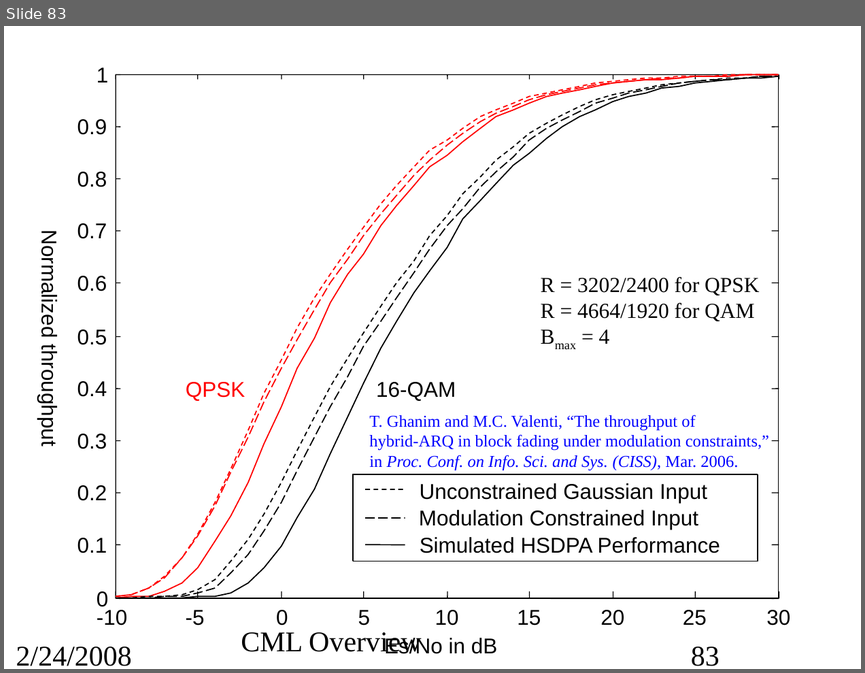
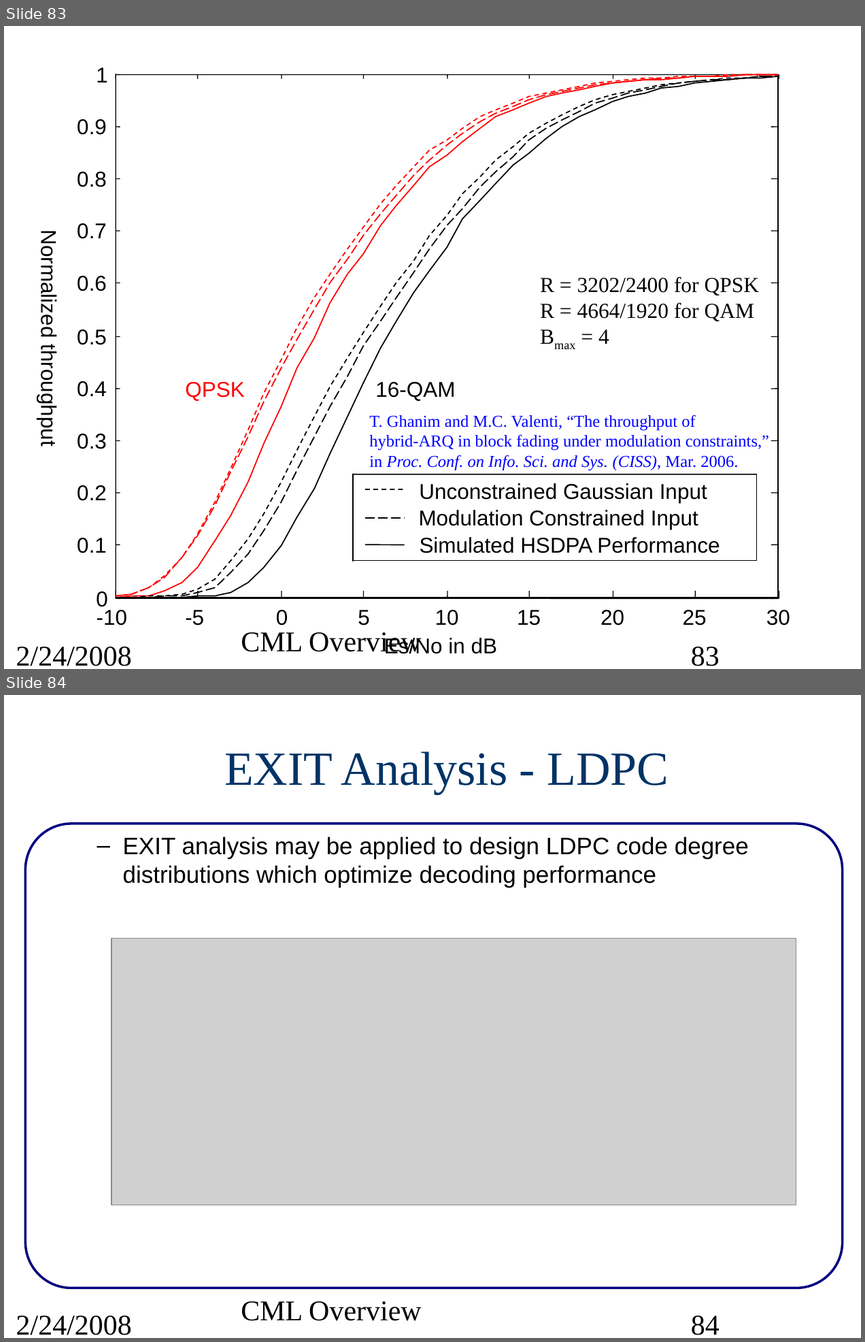
Before and after one commit to wvu-wcrl/PCS, a slide deck: pcs/projects/cml/doc/src/CMLoverview.ppt. Shown one above the other, each under a label of ours: slide 83 before the commit, slides 83 and 84 after it. The pictures are 865x673 and 865x1342 pixels, drawn with LibreOffice and Linux fonts; fonts in the diff are those of the drawing; grey boxes stand for pictures. Boxes give left, top, right and bottom in pixels: in the first picture for what was removed or moved away, otherwise in the second. Text is boxed around its words. In the diff, an @@ line names an element or a change of style, - is before the commit and + after.

Commit message:
Added EXIT tutorial to CML overview slides.

```diff
--- a/pcs/projects/cml/doc/src/CMLoverview.ppt
+++ b/pcs/projects/cml/doc/src/CMLoverview.ppt
@@ slide 84 added at box(4, 695, 861, 1338), background #FFFFFF @@
@@ title added at box(224, 751, 668, 794), 40 pt, text #003366 @@
+EXIT Analysis - LDPC
@@ rounded rectangle added at box(26, 824, 842, 1288), outline #000080 2.01 pt @@
@@ text added at box(123, 836, 749, 887), 20 pt, text #000000 @@
+  – EXIT analysis may be applied to design LDPC code degree distributions which optimize decoding performance
@@ picture added at box(112, 938, 797, 1205) @@
@@ text added at box(241, 1301, 422, 1321), 24 pt, text #000000 @@
+CML Overview
@@ text added at box(16, 1315, 132, 1335), 24 pt, text #000000 @@
+2/24/2008
@@ page number added at box(691, 1315, 719, 1335), 24 pt, text #000000 @@
+84
@@ slide 83 changed as well @@
@@ outline redrawn in 9 elements at box(116, 75, 778, 597), box(116, 75, 778, 597), box(116, 75, 778, 596), box(116, 75, 778, 596), box(116, 76, 778, 597), box(116, 76, 778, 597), box(116, 76, 778, 597), box(353, 474, 756, 560), box(353, 474, 756, 560) @@
```
Also in this commit, not shown: 86 other slides changed, 2 other slides added, 1 slide removed, 1 other file.
